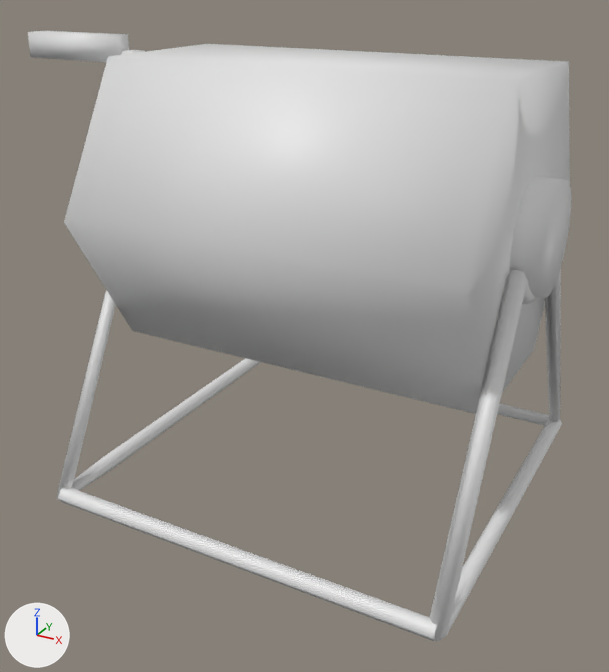
One commit to the glTF model assets/3d/structures/compost_bin/sm_compost_bin.gltf: the scene before it, then after it.
Both versions are drawn from a camera (50 mm lens) standing at (0.775, -1.519, 1.068) and looking at (-0.05, -0.02, 0.319). Every picture has the same lights, and +X, +Y and +Z are marked at lower left. Where no turn or scale is listed for an object, it has been applied to the vertices. Vertices at the same position are counted once.

In view in the first picture: 'sm_compost_bin'.
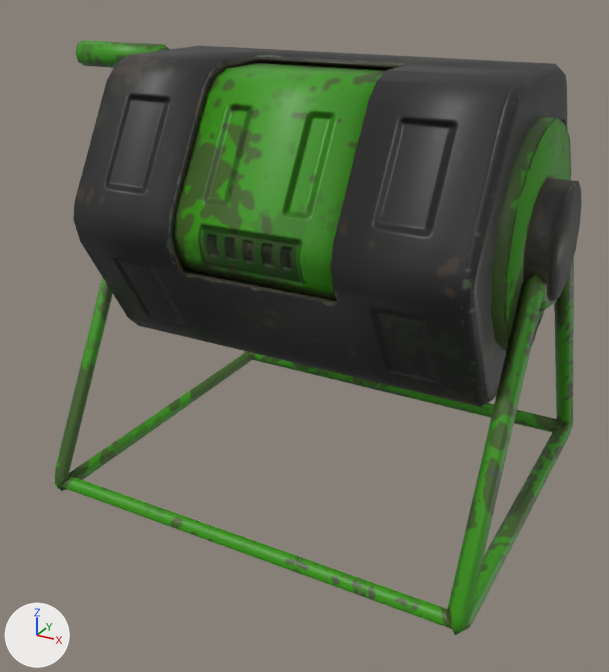
Changed parts and their boxes [x1, y1, x2, y2] in the pictures (609 x 672 px; the box of a moved part takes in the faces that stretch with it):
'sm_compost_bin', reshaped, moved (6% narrower, 40% shorter)
    before: [28, 31, 571, 642]
    after: [73, 40, 582, 407]
'sm_door', added
    after: [172, 63, 387, 300]
'sm_legs', added
    after: [55, 258, 574, 635]
part 1 of me_sm_compost_bin, added (green)
    after: [75, 40, 169, 68]
part 2 of me_sm_compost_bin, moved or reshaped
    before: [510, 177, 571, 299]
    after: [523, 178, 582, 301]
part 3 of me_sm_compost_bin, added (green)
    after: [491, 117, 571, 351]
part 4 of me_sm_compost_bin, added (black)
    after: [73, 46, 567, 407]
part 5 of me_sm_compost_bin, deleted
    before: [58, 488, 437, 642]
part 6 of me_sm_compost_bin, deleted
    before: [122, 50, 145, 55]
part 7 of me_sm_compost_bin, deleted
    before: [28, 31, 129, 62]
part 8 of me_sm_compost_bin, cut back
    before: [57, 44, 570, 642]

What changed in the scene script:
```text
Add img_compostbin_basecolor:
    img_compostbin_basecolor = load_image('compostbin_basecolor', 'compostbin_basecolor.png', 2048, 2048, 'sRGB')
Add img_compostbin_normal:
    img_compostbin_normal = load_image('compostbin_normal', 'compostbin_normal.png', 2048, 2048, 'Non-Color')
Add mat_m_compost_bin:
    mat_m_compost_bin = bpy.data.materials.new('m_compost_bin')
    # uses the picture img_compostbin_basecolor
    # uses the picture img_compostbin_normal
Change me_sm_compost_bin:
    used by ob_sm_compost_bin; location = (0.0, 0.0, 0.0)
    remove me_sm_compost_bin.from_pydata(...)  # 288 vertices, 520 faces; spans x -0.768..0.462, y -0.434..0.432, z 0.0..0.928
    add me_sm_compost_bin.from_pydata(...)  # 373 vertices, 634 faces; spans x -0.768..0.48, y -0.326..0.326, z -0.295..0.295
    me_sm_compost_bin part 1: a new loose piece, an 8-sided cylinder along x spanning x -0.768..-0.521, y 0.12..0.179, z 0.231..0.291, in mat_m_compost_bin
    me_sm_compost_bin part 2: the loose piece of 33 vertices spanning x 0.4..0.462, y -0.11..0.11, z 0.5..0.72 is scaled about its middle by (0.775, 1, 1), then moved by (0.026, 0.0, -0.608), in mat_m_compost_bin
    me_sm_compost_bin part 3: the loose piece of 33 vertices spanning x 0.4..0.462, y -0.11..0.11, z 0.5..0.72 is copied, and the copy is scaled about its middle by (0.554, 1.97, 1.97), then moved by (-0.014, 0.0, -0.608), in mat_m_compost_bin; it spans x 0.4..0.434, y -0.216..0.216, z -0.214..0.218
    me_sm_compost_bin part 4: a new loose piece of 176 vertices spanning x -0.41..0.41, y -0.326..0.326, z -0.295..0.295, in mat_m_compost_bin
    me_sm_compost_bin part 5: the loose piece of 12 vertices spanning x -0.429..0.429, y -0.434..-0.398, z 0.0..0.031 is deleted
    me_sm_compost_bin part 6: the loose piece of 8 vertices spanning x -0.504..-0.469, y -0.017..0.017, z 0.601..0.897 is deleted
    me_sm_compost_bin part 7: the loose piece of 8 vertices spanning x -0.768..-0.521, y -0.028..0.028, z 0.873..0.928 is deleted
    me_sm_compost_bin part 8
    194 vertices are removed from x -0.447..0.447, y -0.429..0.432, z 0.0..0.903
    380 faces are deleted
    16 vertices are added at x -0.525..-0.487, y 0.021..0.165, z 0.057..0.277
    18 new faces join them
    add me_sm_compost_bin.materials.append(mat_m_compost_bin)
Add me_legs_low_002:
    me_legs_low_002.from_pydata(...)  # 168 vertices, 320 faces; spans x -0.476..0.476, y -0.412..0.412, z -0.006..0.576
    me_legs_low_002.materials.append(mat_m_compost_bin)
Add me_door_low_002:
    me_door_low_002.from_pydata(...)  # 32 vertices, 60 faces; spans x -0.168..0.168, y -0.312..-0.002, z -0.358..0.001
    me_door_low_002.materials.append(mat_m_compost_bin)
Change ob_sm_compost_bin:
    ob_sm_compost_bin.location: (0.0, 0.0, 0.0) -> (0.0, 0.0, 0.608)
Add ob_sm_legs:
    ob_sm_legs = bpy.data.objects.new('sm_legs', me_legs_low_002)
    ob_sm_legs.location = (0.0, 0.0, 0.0)
Add ob_sm_door:
    ob_sm_door = bpy.data.objects.new('sm_door', me_door_low_002)
    ob_sm_door.location = (0.0, 0.0, 0.887)
```
